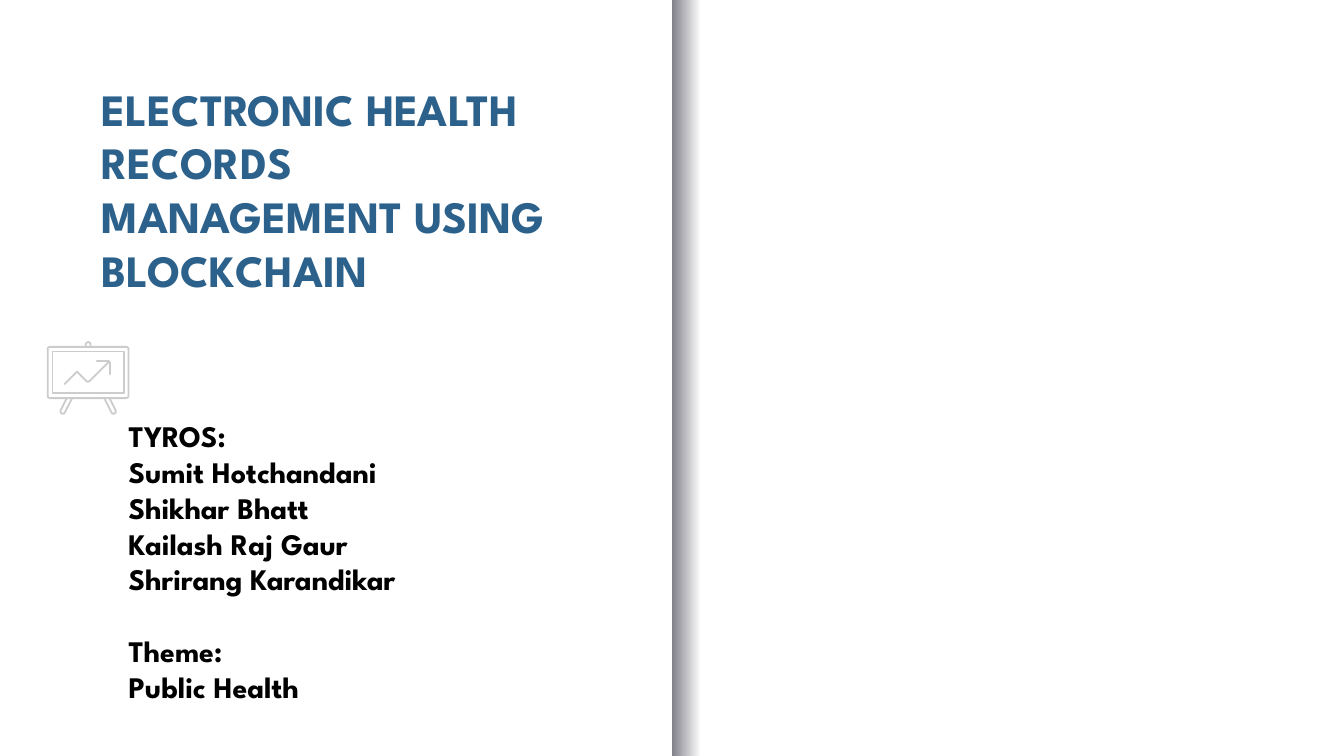
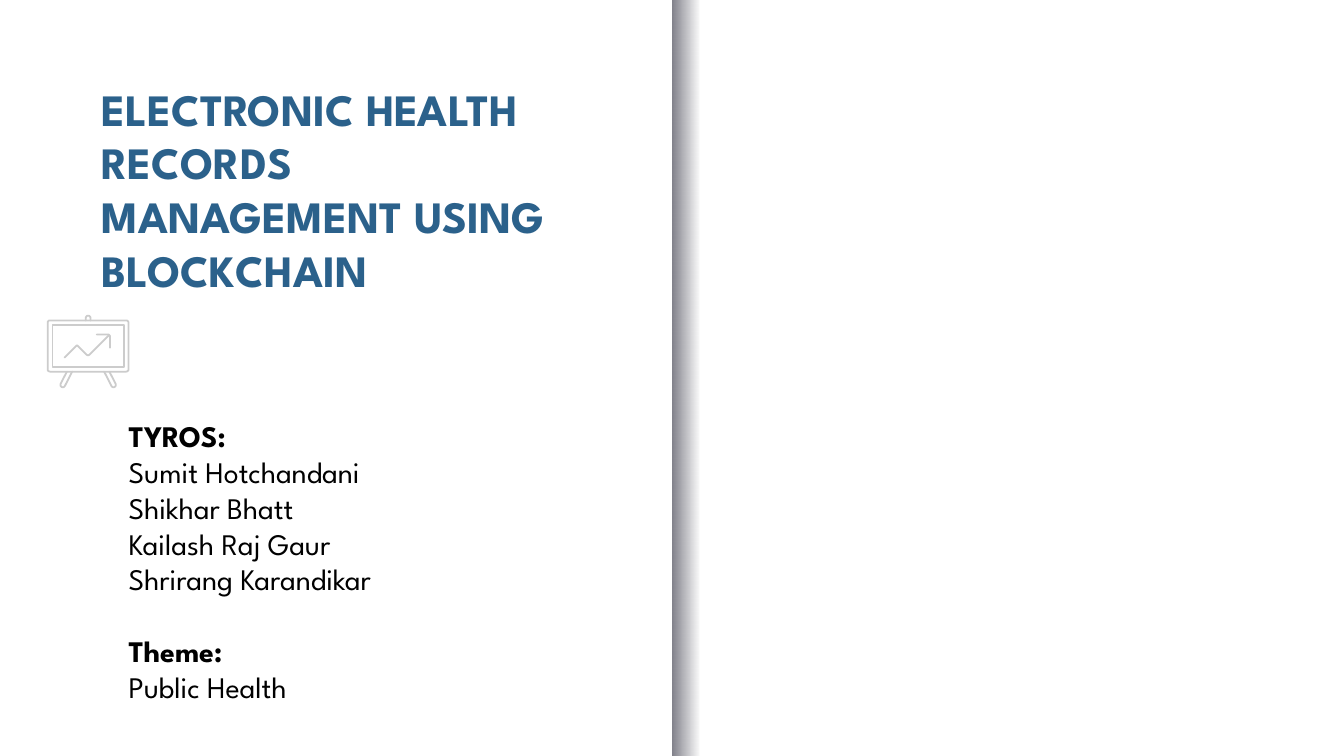
Before and after one commit to ShikharBhatt/NITI, a slide deck: slide 1 of niti aayog.pptx. Drawn at 1344x756 pixels with LibreOffice and Linux fonts; fonts in the diff are those of the drawing; background and template pictures are left out. Boxes give left, top, right and bottom in pixels: in the first picture for what was removed or moved away, otherwise in the second. Text is boxed around its words. In the diff, an @@ line names an element or a change of style, - is before the commit and + after.

```diff
--- a/niti aayog.pptx
+++ b/niti aayog.pptx
@@ 7 freeform shapes: place and size @@
-7 freeform shapes at box(48, 343, 129, 414)
+7 freeform shapes at box(48, 316, 129, 388)
@@ text at box(129, 462, 371, 699): bold off in "Sumit Hotchandani", "Shikhar Bhatt", "Kailash Raj Gaur", "Shrirang Karandikar" and 1 more places @@
```
Also in this commit, not shown: 3 other slides changed, 3 slides removed, 3 other files.
